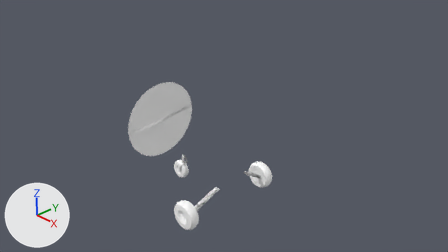
Two versions of the Blender file Models/c172p-detailed-bushkit.blend, one commit apart.
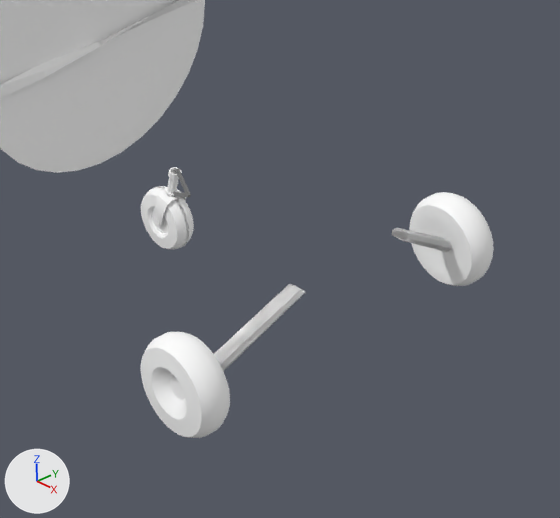
Each version appears first from the file's camera 'Camera', and next in a close-up on the part from 30% to 65% of the width and 43% to 100% of the height. Arrows for +X, +Y and +Z are at lower left; the lights stay in place.

Objects in the first close-up: 'LeftWheelBKs', 'LeftWheelStrutBK', 'NoseWheelBK', 'NoseWheelStrutBK', 'PropellerBK', 'PropellerBK.Fast', 'RightWheelBKs', 'RightWheelStrutBK'.
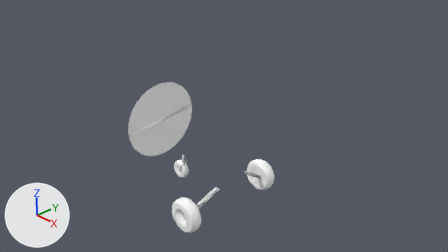
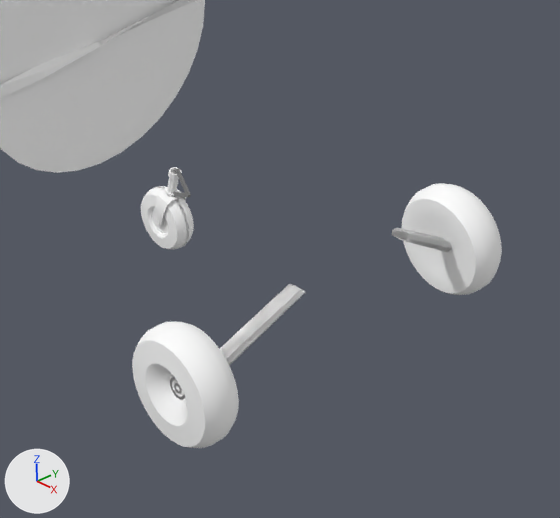
Pixel boxes (x1, y1, x2, y2) of what changed, in the close-ups (560 x 518 px):
'LeftWheelBK', shown
    after: (132, 321, 239, 448)
'RightWheelBK', shown
    after: (402, 183, 502, 295)
'LeftWheelBKs', unchanged, covered by the edit
    before: (141, 332, 230, 438)
'RightWheelBKs', unchanged, covered by the edit
    before: (409, 192, 494, 286)

What the commit changed:
Object 'LeftWheelBK' (ob_leftwheelbk) is now shown.
Object 'RightWheelBK' (ob_rightwheelbk) is now shown.
